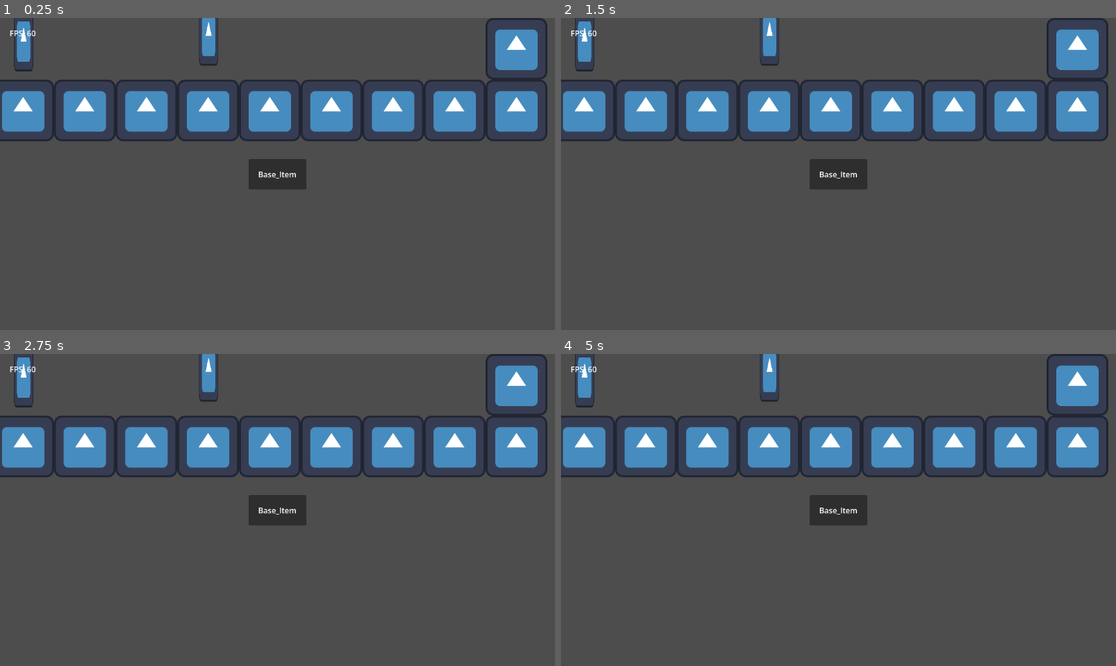
Above: before the commit, frames 1-4 (two rows, left to right).
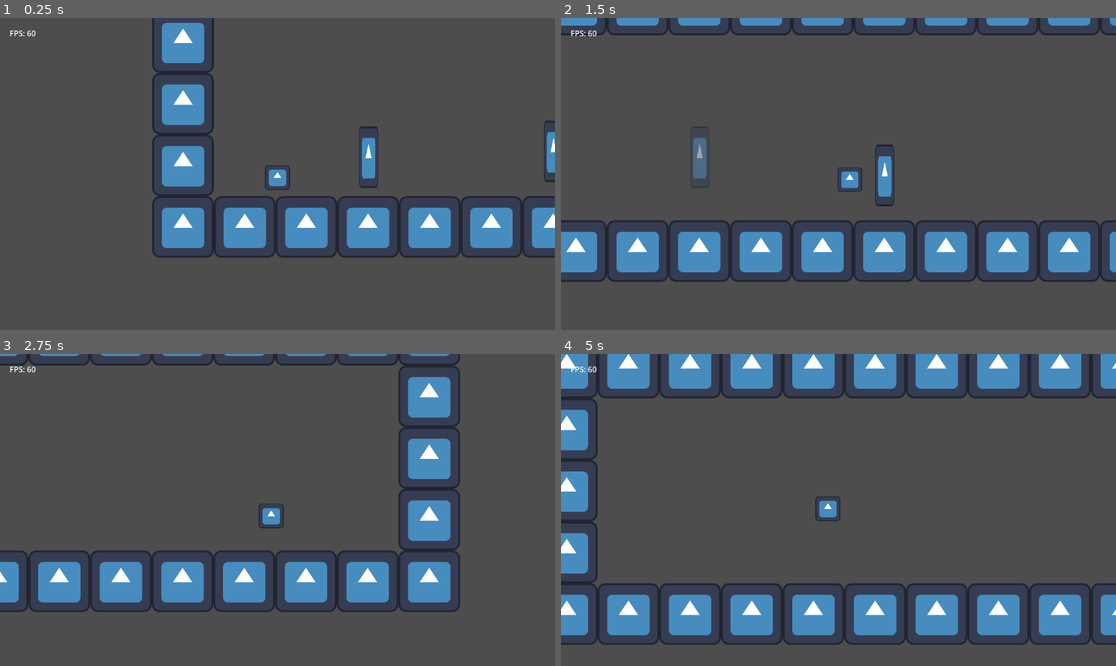
Above: after the commit, the same moments.

Repository: TheHumanMRP/RPG-Life-Tracker
Game: Godot game, scene res://Folders/Systems/Main/Scenes/main_scene.tscn
Same seed, same stepped clock (60 frames per second), same inputs: the game is played once before the commit and once after it. Before the commit the project starts from res://Folders/Unclassified_Scenes/main_scene.tscn. The engine's default icon, where the game draws it, is replaced by a stand-in: a white triangle on a blue panel in a dark square.
Inputs:
- Up to frame 1 (0.25 s): no input
- Up to frame 2 (1.5 s): hold D (move_right) from 0.53 s (still down); tap Space (jump) at 0.6, 0.77, 1.07, 1.35 s
- Up to frame 3 (2.75 s): tap Space (jump) at 1.52, 1.82, 2.1 s; release D (move_right) at 2.03 s; hold A (move_left) from 2.03 s (still down)
- Up to frame 4 (5 s): release A (move_left) at 2.78 s; hold D (move_right) 2.78-4.28 s; tap Space (jump) at 2.85, 3.02, 3.32, 3.6, 3.77, 4.07, 4.35, 4.52, 4.82 s; tap R (Respawn) at 4.15 s; hold A (move_left) from 4.28 s (still down)

The runs differ from the first frame. In frame 1, 26% of the frame differs, in the area x 0-100%, y 0-77%; in frame 2, 29%; in frame 3, 28%; in frame 4, 35%, in the area x 0-100%, y 0-94%.
Error before the commit: Parse Error: Expected superclass name after "extends". (res://Folders/Scripts/item.gd:1)

Commit message:
Auto commit at 2026-06-19 23:40:03

Diff:
--- a/Folders/Scripts/Globals/global.gd
+++ /dev/null
@@ -1,40 +0,0 @@
-extends Node
-
-var save_next: bool = false
-var save_timer: int = 60
-var save_data: SaveData
-
-@onready var save_manager: SaveManager = SaveManager.new()
-
-func save() -> void:
-	save_next = true
-
-func load() -> void:
-	_load_data()
-
-func save_loop() -> void:
-	while true:
-		await get_tree().create_timer(save_timer).timeout
-
-		if save_next:
-			_save_data()
-
-func _ready() -> void:
-	_load_data()
-	save_loop()
-
-func _save_data() -> void:
-	save_manager.save_info = save_data
-	save_manager.save_data()
-
-func _load_data():
-	save_manager.load_data()
-	save_data = save_manager.save_info
-
-func close_game() -> void:
-	_save_data()
-	get_tree().quit()
-
-func _notification(what):
-	if what == NOTIFICATION_WM_CLOSE_REQUEST:
-		_save_data()
--- /dev/null
+++ b/Folders/Systems/Globals/global.gd
@@ -0,0 +1,64 @@
+extends Node
+
+# ============================================================================
+# SAVE SETTINGS
+# ============================================================================
+
+var save_next: bool = false
+var save_timer: int = 60
+var save_data: SaveData
+
+@onready var save_manager: SaveManager = SaveManager.new()
+
+
+# ============================================================================
+# PUBLIC FUNCTIONS
+# ============================================================================
+
+func save() -> void:
+	save_next = true
+
+func load() -> void:
+	_load_data()
+
+func close_game() -> void:
+	_save_data()
+	get_tree().quit()
+
+
+# ============================================================================
+# LIFECYCLE
+# ============================================================================
+
+func _ready() -> void:
+	_load_data()
+	save_loop()
+
+func _notification(what):
+	if what == NOTIFICATION_WM_CLOSE_REQUEST:
+		_save_data()
+
+
+# ============================================================================
+# SAVE LOOP
+# ============================================================================
+
+func save_loop() -> void:
+	while true:
+		await get_tree().create_timer(save_timer).timeout
+
+		if save_next:
+			_save_data()
+
+
+# ============================================================================
+# INTERNAL SAVE/LOAD
+# ============================================================================
+
+func _save_data() -> void:
+	save_manager.save_info = save_data
+	save_manager.save_data()
+
+func _load_data():
+	save_manager.load_data()
+	save_data = save_manager.save_info
--- a/Folders/Systems/Inventory_System/Items/item.tscn
+++ /dev/null
@@ -1,6 +0,0 @@
-[gd_scene format=3 uid="uid://b5nh0b1wgrnuq"]
-
-[ext_resource type="Script" uid="uid://dd7p1yo5l22rf" path="res://Folders/Scripts/item.gd" id="1_0mlsf"]
-
-[node name="Item" type="Node" unique_id=393599023]
-script = ExtResource("1_0mlsf")
--- a/Folders/Systems/Inventory_System/UI/inventory_slot.tscn
+++ b/Folders/Systems/Inventory_System/Scenes/inventory_slot.tscn
@@ -1,6 +1,6 @@
 [gd_scene format=3 uid="uid://vrxx363a484n"]
 
-[ext_resource type="Script" uid="uid://8cc4637jttsw" path="res://Folders/Scripts/inventory_slot.gd" id="1_5ia2g"]
+[ext_resource type="Script" uid="uid://bkvmj0hs40ess" path="res://Folders/Systems/Inventory_System/Scripts/inventory_slot.gd" id="1_idi7c"]
 
 [node name="Inventory_Slot" type="Control" unique_id=324414666]
 layout_mode = 3
@@ -9,7 +9,7 @@
 anchor_bottom = 1.0
 grow_horizontal = 2
 grow_vertical = 2
-script = ExtResource("1_5ia2g")
+script = ExtResource("1_idi7c")
 
 [node name="PanelContainer" type="PanelContainer" parent="." unique_id=278711913]
 layout_mode = 1
--- /dev/null
+++ b/Folders/Systems/Inventory_System/Scenes/inventory_ui_layer.tscn
@@ -0,0 +1,3 @@
+[gd_scene format=3 uid="uid://svisxss24oxa"]
+
+[node name="Inventory_UI_Layer" type="CanvasLayer" unique_id=445007278]
--- a/Folders/Systems/Inventory_System/UI/inventory_ui_layer.tscn
+++ /dev/null
@@ -1,10 +0,0 @@
-[gd_scene format=3 uid="uid://svisxss24oxa"]
-
-[ext_resource type="PackedScene" uid="uid://vrxx363a484n" path="res://Folders/Scenes/inventory_slot.tscn" id="1_x08k6"]
-[ext_resource type="PackedScene" uid="uid://b5nh0b1wgrnuq" path="res://Folders/Scenes/Items/item.tscn" id="2_c4qjx"]
-
-[node name="Inventory_UI_Layer" type="CanvasLayer" unique_id=445007278]
-
-[node name="Inventory_Slot" parent="." unique_id=324414666 instance=ExtResource("1_x08k6")]
-
-[node name="Item" parent="." unique_id=393599023 instance=ExtResource("2_c4qjx")]
--- /dev/null
+++ b/Folders/Systems/Main/Scenes/main_scene.tscn
@@ -0,0 +1,13 @@
+[gd_scene format=3 uid="uid://ecea6tey6wa5"]
+
+[ext_resource type="PackedScene" uid="uid://dqf5jume5kohl" path="res://Folders/Systems/Platformer_Components/Scenes/level.tscn" id="2_e7ifm"]
+[ext_resource type="PackedScene" uid="uid://bgbgfpngstnov" path="res://Folders/Systems/Main/Scenes/ui_layer.tscn" id="2_inmiq"]
+[ext_resource type="PackedScene" uid="uid://svisxss24oxa" path="res://Folders/Systems/Inventory_System/Scenes/inventory_ui_layer.tscn" id="3_e7ifm"]
+
+[node name="MainScene" type="Node2D" unique_id=928742535]
+
+[node name="UILayer" parent="." unique_id=1819027134 instance=ExtResource("2_inmiq")]
+
+[node name="Level" parent="." unique_id=2061816320 instance=ExtResource("2_e7ifm")]
+
+[node name="Inventory_UI_Layer" parent="." unique_id=1730334149 instance=ExtResource("3_e7ifm")]
--- a/Folders/Unclassified_Scenes/ui_layer.tscn
+++ b/Folders/Systems/Main/Scenes/ui_layer.tscn
@@ -1,9 +1,9 @@
 [gd_scene format=3 uid="uid://bgbgfpngstnov"]
 
-[ext_resource type="Script" uid="uid://dtyjngdqavg83" path="res://Folders/Scripts/ui_layer.gd" id="1_w6uq5"]
+[ext_resource type="Script" uid="uid://cfjctevm3r2gq" path="res://Folders/Systems/Main/Scripts/ui_layer.gd" id="1_j4qr7"]
 
 [node name="UILayer" type="CanvasLayer" unique_id=1819027134]
-script = ExtResource("1_w6uq5")
+script = ExtResource("1_j4qr7")
 
 [node name="Control" type="Control" parent="." unique_id=644323294]
 layout_mode = 3
--- a/Folders/Systems/Platformer_Components/checkpoint.tscn
+++ b/Folders/Systems/Platformer_Components/Scenes/checkpoint.tscn
@@ -1,19 +1,19 @@
 [gd_scene format=3 uid="uid://mexd1qvl140q"]
 
-[ext_resource type="Script" uid="uid://chsm8tukcmtcp" path="res://Folders/Scripts/checkpoint.gd" id="1_36c22"]
-[ext_resource type="Texture2D" uid="uid://bqulutjwvblw" path="res://Folders/Assets/icon.svg" id="1_ymm8q"]
+[ext_resource type="Script" uid="uid://twhau06h2sb3" path="res://Folders/Systems/Platformer_Components/Scripts/checkpoint.gd" id="1_4xoye"]
+[ext_resource type="Texture2D" uid="uid://bqulutjwvblw" path="res://Folders/Assets/icon.svg" id="2_svqtu"]
 
 [sub_resource type="RectangleShape2D" id="RectangleShape2D_ymm8q"]
 size = Vector2(40, 128)
 
 [node name="Checkpoint" type="Area2D" unique_id=460687773]
-script = ExtResource("1_36c22")
+script = ExtResource("1_4xoye")
 
 [node name="CollisionShape2D" type="CollisionShape2D" parent="." unique_id=769247356]
 shape = SubResource("RectangleShape2D_ymm8q")
 
 [node name="Sprite2D" type="Sprite2D" parent="." unique_id=181682281]
 scale = Vector2(0.3125, 1)
-texture = ExtResource("1_ymm8q")
+texture = ExtResource("2_svqtu")
 
 [connection signal="body_entered" from="." to="." method="_on_body_entered"]
--- a/Folders/Systems/Platformer_Components/damage_area.tscn
+++ b/Folders/Systems/Platformer_Components/Scenes/damage_area.tscn
@@ -1,13 +1,13 @@
 [gd_scene format=3 uid="uid://cu4hnlkwj8l7d"]
 
-[ext_resource type="Script" uid="uid://bsk113tv477ey" path="res://Folders/Scripts/damage_area.gd" id="1_f3jhn"]
+[ext_resource type="Script" uid="uid://b77mfluw42emr" path="res://Folders/Systems/Platformer_Components/Scripts/damage_area.gd" id="1_p4g1b"]
 
 [sub_resource type="RectangleShape2D" id="RectangleShape2D_m2wy4"]
 resource_local_to_scene = true
 size = Vector2(64, 64)
 
 [node name="DamageArea" type="Area2D" unique_id=1450602764]
-script = ExtResource("1_f3jhn")
+script = ExtResource("1_p4g1b")
 
 [node name="CollisionShape2D" type="CollisionShape2D" parent="." unique_id=2017281633]
 unique_name_in_owner = true
--- a/Folders/Systems/Platformer_Components/level.tscn
+++ b/Folders/Systems/Platformer_Components/Scenes/level.tscn
@@ -1,12 +1,12 @@
 [gd_scene format=4 uid="uid://dqf5jume5kohl"]
 
-[ext_resource type="PackedScene" uid="uid://crloplbam6xo0" path="res://Folders/Scenes/map.tscn" id="1_557i7"]
-[ext_resource type="Script" uid="uid://ddkf0nnqtrjvm" path="res://Folders/Scripts/level.gd" id="1_cf4ba"]
-[ext_resource type="PackedScene" uid="uid://mexd1qvl140q" path="res://Folders/Scenes/checkpoint.tscn" id="2_cf4ba"]
-[ext_resource type="PackedScene" uid="uid://cu4hnlkwj8l7d" path="res://Folders/Scenes/damage_area.tscn" id="4_d6cyu"]
+[ext_resource type="Script" uid="uid://clnabym5ucm85" path="res://Folders/Systems/Platformer_Components/Scripts/level.gd" id="1_7d5qf"]
+[ext_resource type="PackedScene" uid="uid://crloplbam6xo0" path="res://Folders/Systems/Platformer_Components/Scenes/map.tscn" id="1_557i7"]
+[ext_resource type="PackedScene" uid="uid://mexd1qvl140q" path="res://Folders/Systems/Platformer_Components/Scenes/checkpoint.tscn" id="2_cf4ba"]
+[ext_resource type="PackedScene" uid="uid://cu4hnlkwj8l7d" path="res://Folders/Systems/Platformer_Components/Scenes/damage_area.tscn" id="4_d6cyu"]
 
 [node name="Level" type="Node2D" unique_id=2061816320]
-script = ExtResource("1_cf4ba")
+script = ExtResource("1_7d5qf")
 
 [node name="Map" parent="." unique_id=1953889044 instance=ExtResource("1_557i7")]
 tile_map_data = PackedByteArray("AADn/+j/AAAAAAAAAADn/+n/AAAAAAEAAADn/+r/AAAAAAIAAADn/+v/AAAAAAMAAADn/+z/AAAAAAQAAADn/+ …(30640 unchanged characters)…
--- a/Folders/Systems/Platformer_Components/Scri[ts/level.gd
+++ b/Folders/Systems/Platformer_Components/Scripts/level.gd
@@ -14,7 +14,7 @@
 		spawn_point = $%SpawnPoint.position
 
 func add_player() -> void:
-	var player_packed_scene: PackedScene = load("res://Folders/Scenes/player.tscn")
+	var player_packed_scene: PackedScene = load("res://Folders/Systems/Player/player.tscn")
 
 	var player = player_packed_scene.instantiate()
 
--- /dev/null
+++ b/Folders/Systems/Player/player.gd
@@ -0,0 +1,84 @@
+extends CharacterBody2D
+
+@export var health_component: HealthComponent = HealthComponent.new()
+@export var movement_component: MovementComponent = MovementComponent.new()
+
+@export var spawn_point: Vector2
+
+# Movement component config
+"movement_component.set_movement_component_values(200, 500, 200, 1500, 200, 2.5, 200, 600, 0.12)"
+
+func _ready() -> void:
+	# Add to the group for easier coding
+	self.add_to_group("player")
+
+	# made a separate func to keep the code clean
+	_connect_signals()
+
+	# Setup all the components
+
+func _connect_signals() -> void:
+	# Health Component
+	health_component.died.connect(dies)
+	health_component.damage_taken.connect(damage_taken)
+
+	# Signal Bus
+	SignalBus.respawn_player.connect(respawn)
+
+func _setup_component() -> void:
+	if not health_component:
+		health_component = HealthComponent.new()
+
+	if not movement_component:
+		movement_component = MovementComponent.new()
+
+
+func setup(new_spawn_point: Vector2) -> void:
+	spawn_point = new_spawn_point
+	respawn()
+
+
+func respawn() -> void:
+	print("\nPlayer: Respawnning")
+	global_position = spawn_point
+	velocity = Vector2(0, 0)
+	health_component.reset()
+
+func _get_axis() -> int:
+	var left = Input.is_action_pressed("move_left")
+	var right = Input.is_action_pressed("move_right")
+
+	var direction = int(right) - int(left)
+
+	return direction
+
+func _physics_process(delta: float) -> void:
+	# Get direction through _get_axis()
+	var x_direction = _get_axis()
+
+	# Check for jumps
+	var jump: bool = Input.is_action_just_pressed("jump")
+
+	# Ger velocity
+	velocity = movement_component.get_velocity(velocity, x_direction, is_on_floor(), jump, delta)
+
+	# Execute movement
+	move_and_slide()
+
+func kill_self() -> void:
+	health_component.die()
+
+func take_damage(amount: float) -> void:
+	health_component.take_damage(amount)
+
+func damage_taken(new_health: float) -> void:
+	print("\nPlayer: Health Changed to ", new_health)
+	var tween := create_tween()
+
+	tween.tween_property(self, "modulate", Color.RED, 0.1)
+	tween.tween_property(self, "modulate", Color.WHITE, 0.1)
+
+	await tween.finished
+
+func dies() -> void:
+	SignalBus.respawn_player.emit()
--- a/Folders/Systems/Player/player.tscn
+++ b/Folders/Systems/Player/player.tscn
@@ -1,6 +1,6 @@
 [gd_scene format=3 uid="uid://pwtj16da0u0b"]
 
-[ext_resource type="Script" uid="uid://dghwurh18g21o" path="res://Folders/Scripts/player.gd" id="1_6n2b4"]
+[ext_resource type="Script" uid="uid://c20du4ge4p05i" path="res://Folders/Systems/Player/player.gd" id="1_4ek6g"]
 [ext_resource type="Texture2D" uid="uid://bqulutjwvblw" path="res://Folders/Assets/icon.svg" id="2_3rm20"]
 [ext_resource type="Texture2D" uid="uid://c4in8plhxpwjx" path="res://Folders/Assets/Platformer-player-Sheet.png" id="2_6n2b4"]
 [ext_resource type="Script" uid="uid://ckyj7edp33tc8" path="res://Folders/Components/movement_component.gd" id="4_514jh"]
@@ -138,9 +138,8 @@
 [sub_resource type="RectangleShape2D" id="RectangleShape2D_gl73e"]
 size = Vector2(52, 52)
 
-[node name="Player" type="CharacterBody2D" unique_id=1761644757 node_paths=PackedStringArray("movement_component")]
-script = ExtResource("1_6n2b4")
-movement_component = NodePath("MovementComponent")
+[node name="Player" type="CharacterBody2D" unique_id=1761644757]
+script = ExtResource("1_4ek6g")
 
 [node name="AnimatedSprite2D" type="AnimatedSprite2D" parent="." unique_id=2030784034]
 unique_name_in_owner = true
--- a/Folders/Unclassified_Scenes/main_scene.tscn
+++ /dev/null
@@ -1,13 +0,0 @@
-[gd_scene format=3 uid="uid://ecea6tey6wa5"]
-
-[ext_resource type="PackedScene" uid="uid://dqf5jume5kohl" path="res://Folders/Scenes/level.tscn" id="2_e7ifm"]
-[ext_resource type="PackedScene" uid="uid://bgbgfpngstnov" path="res://Folders/Scenes/ui_layer.tscn" id="2_inmiq"]
-[ext_resource type="PackedScene" uid="uid://svisxss24oxa" path="res://Folders/Scenes/inventory_ui_layer.tscn" id="3_e7ifm"]
-
-[node name="MainScene" type="Node2D" unique_id=928742535]
-
-[node name="UILayer" parent="." unique_id=1819027134 instance=ExtResource("2_inmiq")]
-
-[node name="Level" parent="." unique_id=2061816320 instance=ExtResource("2_e7ifm")]
-
-[node name="Inventory_UI_Layer" parent="." unique_id=1730334149 instance=ExtResource("3_e7ifm")]
--- a/project.godot
+++ b/project.godot
@@ -12,7 +12,7 @@
 
 config/name="Platformer"
 run/main_scene="uid://ecea6tey6wa5"
-config/features=PackedStringArray("4.6", "GL Compatibility")
+config/features=PackedStringArray("4.7", "GL Compatibility")
 config/icon="uid://bqulutjwvblw"
 
 [autoload]
Not shown, removed: Folders/Scripts/checkpoint.gd.uid
Not shown, removed: Folders/Scripts/damage_area.gd.uid
Not shown, removed: Folders/Scripts/inventory_slot.gd.uid
Not shown, removed: Folders/Scripts/item.gd.uid
Not shown, removed: Folders/Scripts/level.gd.uid
Not shown, removed: Folders/Scripts/ui_layer.gd.uid
Renamed: Folders/Scripts/Globals/Signal_Bus.gd -> Folders/Systems/Globals/Signal_Bus.gd
Renamed: Folders/Scripts/Globals/Signal_Bus.gd.uid -> Folders/Systems/Globals/Signal_Bus.gd.uid
Renamed: Folders/Scripts/Globals/global.gd.uid -> Folders/Systems/Globals/global.gd.uid
Renamed: Folders/Scripts/item.gd -> Folders/Systems/Inventory_System/Items/item.gd
Not shown, added: Folders/Systems/Inventory_System/Items/item.gd.uid
Renamed: Folders/Systems/Inventory_System/UI/inventory_slot_holder.tscn -> Folders/Systems/Inventory_System/Scenes/inventory_slot_holder.tscn
(and 15 more such lines)
